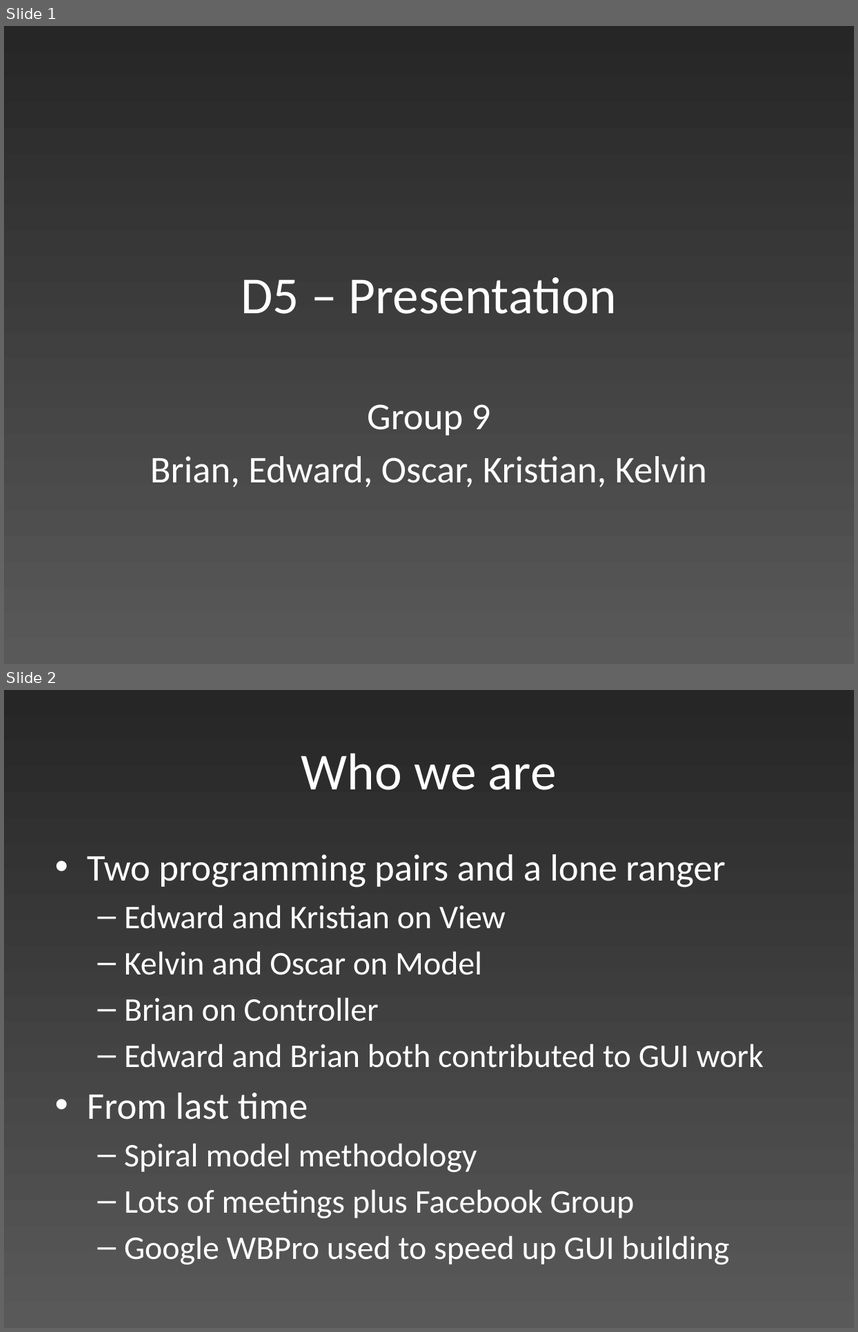
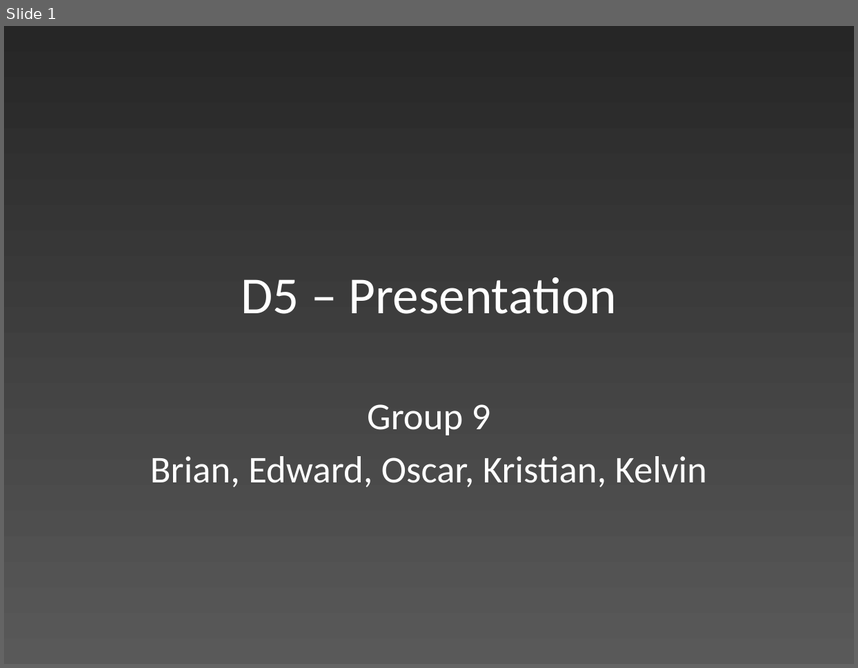
Before and after one commit to edderick/RunwayRedeclaration, a slide deck: doc/Final Presentation/Slides.pptx. Shown one above the other, each under a label of ours: slides 1 and 2 before the commit, slide 1 after it. The pictures are 858x1332 and 858x668 pixels, drawn with LibreOffice and Linux fonts; fonts in the diff are those of the drawing. Boxes give left, top, right and bottom in pixels: in the first picture for what was removed or moved away, otherwise in the second. Text is boxed around its words. In the diff, an @@ line names an element or a change of style, - is before the commit and + after.

```diff
--- a/doc/Final Presentation/Slides.pptx
+++ b/doc/Final Presentation/Slides.pptx
@@ slide 2 removed at (4,690,854,1328), background gradient #595959 to #262626 @@
@@ title removed at (301,753,557,790) @@
-Who we are
@@ text removed at (87,854,764,1264) @@
-• Two programming pairs and a lone ranger
-  – Edward and Kristian on View
-  – Kelvin and Oscar on Model
-  – Brian on Controller
-  – Edward and Brian both contributed to GUI work
-• From last time
-  – Spiral model methodology
-  – Lots of meetings plus Facebook Group
-  – Google WBPro used to speed up GUI building
```
Also in this commit, not shown: 1 slide changed, 2 slides added, 1 other slide removed.
